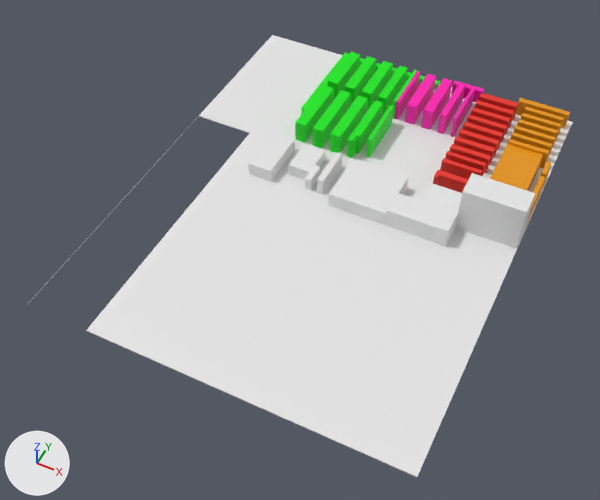
One commit to the Blender file plan.blend: the scene before it, then after it.
Camera for both pictures: a 50 mm camera at (50.9, -36.2, 70.4) aimed at (21.9, 21.8, -2.1). Every picture has the same lights, and +X, +Y and +Z are marked at lower left.

Script lines for the objects in view, before the commit:
```python
me_cube_030 = bpy.data.meshes.new('Cube.030')
me_cube_030.from_pydata(...)  # a box spanning x -1.93..1.93, y -2.31..2.31, z -0.36..0.36
me_cube_030.materials.append(mat_material_002)  # orange #e79500
me_cube_062 = bpy.data.meshes.new('Cube.062')
me_cube_062.from_pydata(...)  # a box spanning x -1.32..1.32, y -1.24..1.24, z -0.77..0.77
me_cube_062.materials.append(mat_material_004)  # green #00e70c
me_cube_085 = bpy.data.meshes.new('Cube.085')
me_cube_085.from_pydata(...)  # a box spanning x -1.46..1.46, y -1.53..1.53, z -0.86..0.86
ob_d04 = bpy.data.objects.new('D04', me_cube_062)
ob_d04.location = (19.6, 41.1, 1.4)
ob_d04.scale = (0.266, 3.46, 1.89)
ob_sans_label_01_001 = bpy.data.objects.new('Sans label 01.001', me_cube_030)
ob_sans_label_01_001.location = (40.9, 40.9, 1.1)
ob_sans_label_01_001.scale = (1.17, 2.09, 2.94)
ob_sans_label_01_005 = bpy.data.objects.new('Sans label 01.005', me_cube_085)
ob_sans_label_01_005.location = (13.0, 31.8, 0.9)
ob_sans_label_01_005.scale = (1.05, 2.13, 1.0)
# also in view: 'Sans label 01.004' at (17.3, 32.9, 0.8); 'Entrée clients visiteurs' at (40.9, 32.8, 3.0); 'D02' at (21.9, 41.6, 1.5); 'Bureau' at (31.3, 29.6, 1.2); 'Sans label 01' at (26.2, 31.4, 1.0)
```
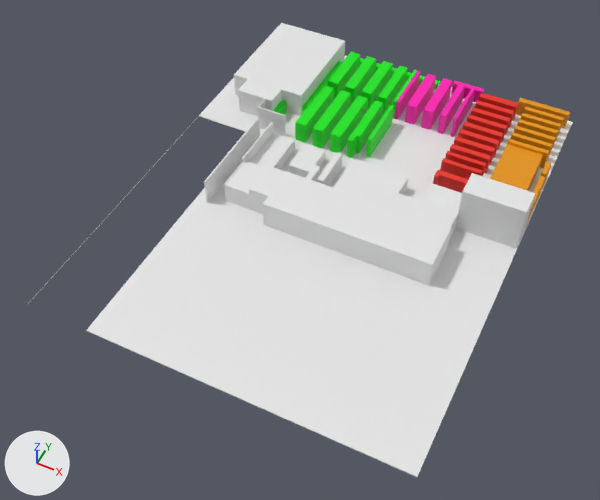
Pixel boxes (x1, y1, x2, y2) of what changed, in the pictures (600 x 500 px):
'Atelier Reparation', added
    after: (262, 172, 451, 285)
'Emballage et expédition', added
    after: (234, 23, 345, 116)
'Mur.002', added
    after: (204, 117, 260, 202)
'Accueil réception', added
    after: (238, 79, 282, 116)
'Toilettes', added
    after: (224, 161, 266, 209)
'Vestiare', added
    after: (249, 165, 286, 214)
'Mur', added
    after: (257, 99, 286, 136)
'Mur.001', added
    after: (242, 122, 273, 162)
'Sans label 01.006', added
    after: (273, 100, 287, 115)

The change, as a list of edits to the scene's bpy script:
```text
Add me_cube_091:
    me_cube_091.from_pydata(...)  # a box spanning x -0.98..0.98, y -1.94..1.94, z -0.98..0.98
Add me_cube_090:
    me_cube_090.from_pydata(...)  # a box spanning x -0.57..0.57, y -0.79..0.79, z -0.62..0.62
Add me_cube_088:
    me_cube_088.from_pydata(...)  # 16 vertices, 13 faces; spans x -1.26..1.26, y -0.73..0.73, z -0.36..0.36
Add me_cube_087:
    me_cube_087.from_pydata(...)  # a box spanning x -1.71..1.71, y -1.2..1.2, z -0.6..0.6
    me_cube_087.materials.append(mat_material_004)  # green #00e70c
Add me_cube_094:
    me_cube_094.from_pydata(...)  # a box spanning x -3.21..3.21, y -3.51..3.51, z -2.56..2.56
Add me_cube_093:
    me_cube_093.from_pydata(...)  # a box spanning x -0.9..0.9, y -1.41..1.41, z -0.53..0.53
Add me_cube_092:
    me_cube_092.from_pydata(...)  # a box spanning x -2.84..2.84, y -1.11..1.11, z -0.97..0.97
Add me_cube_089:
    me_cube_089.from_pydata(...)  # a box spanning x -1.86..1.86, y -1.58..1.58, z -0.89..0.89
Add me_cube_086:
    me_cube_086.from_pydata(...)  # a box spanning x -1.64..1.64, y -0.64..0.64, z -0.79..0.79
Add ob_mur_002:
    ob_mur_002 = bpy.data.objects.new('Mur.002', me_cube_091)
    ob_mur_002.location = (9.4, 28.5, 1.7)
    ob_mur_002.scale = (0.102, 3.37, 1.74)
Add ob_mur_001:
    ob_mur_001 = bpy.data.objects.new('Mur.001', me_cube_090)
    ob_mur_001.location = (11.3, 31.3, 1.7)
    ob_mur_001.scale = (0.14, 4.75, 2.74)
Add ob_mur:
    ob_mur = bpy.data.objects.new('Mur', me_cube_088)
    ob_mur.location = (10.3, 37.8, 1.7)
    ob_mur.scale = (1.57, 1.32, 4.69)
Add ob_sans_label_01_006:
    ob_sans_label_01_006 = bpy.data.objects.new('Sans label 01.006', me_cube_087)
    ob_sans_label_01_006.location = (9.8, 40.0, 0.6)
    ob_sans_label_01_006.scale = (0.233, 1.1, 1.88)
Add ob_atelier_reparation:
    ob_atelier_reparation = bpy.data.objects.new('Atelier Reparation', me_cube_094)
    ob_atelier_reparation.location = (27.4, 24.7, 1.8)
    ob_atelier_reparation.scale = (3.19, 0.854, 0.683)
Add ob_vestiare:
    ob_vestiare = bpy.data.objects.new('Vestiare', me_cube_093)
    ob_vestiare.location = (15.9, 25.4, 1.7)
    ob_vestiare.scale = (1.45, 1.61, 3.26)
Add ob_toilettes:
    ob_toilettes = bpy.data.objects.new('Toilettes', me_cube_092)
    ob_toilettes.location = (12.9, 25.6, 1.4)
    ob_toilettes.scale = (0.583, 2.16, 1.39)
Add ob_emballage_et_expédition:
    ob_emballage_et_expédition = bpy.data.objects.new('Emballage et expédition', me_cube_089)
    ob_emballage_et_expédition.location = (7.2, 48.3, 1.7)
    ob_emballage_et_expédition.scale = (2.68, 4.35, 1.91)
Add ob_accueil_réception:
    ob_accueil_réception = bpy.data.objects.new('Accueil réception', me_cube_086)
    ob_accueil_réception.location = (6.9, 40.1, 1.7)
    ob_accueil_réception.scale = (1.53, 2.12, 2.16)
```
